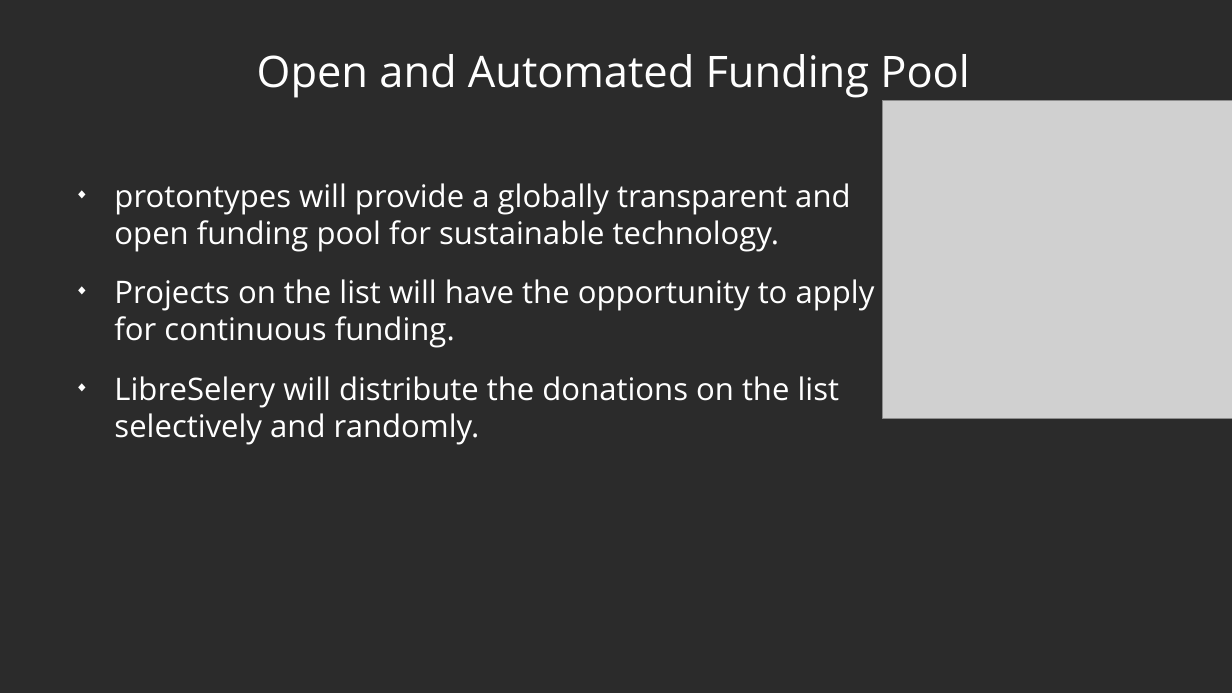
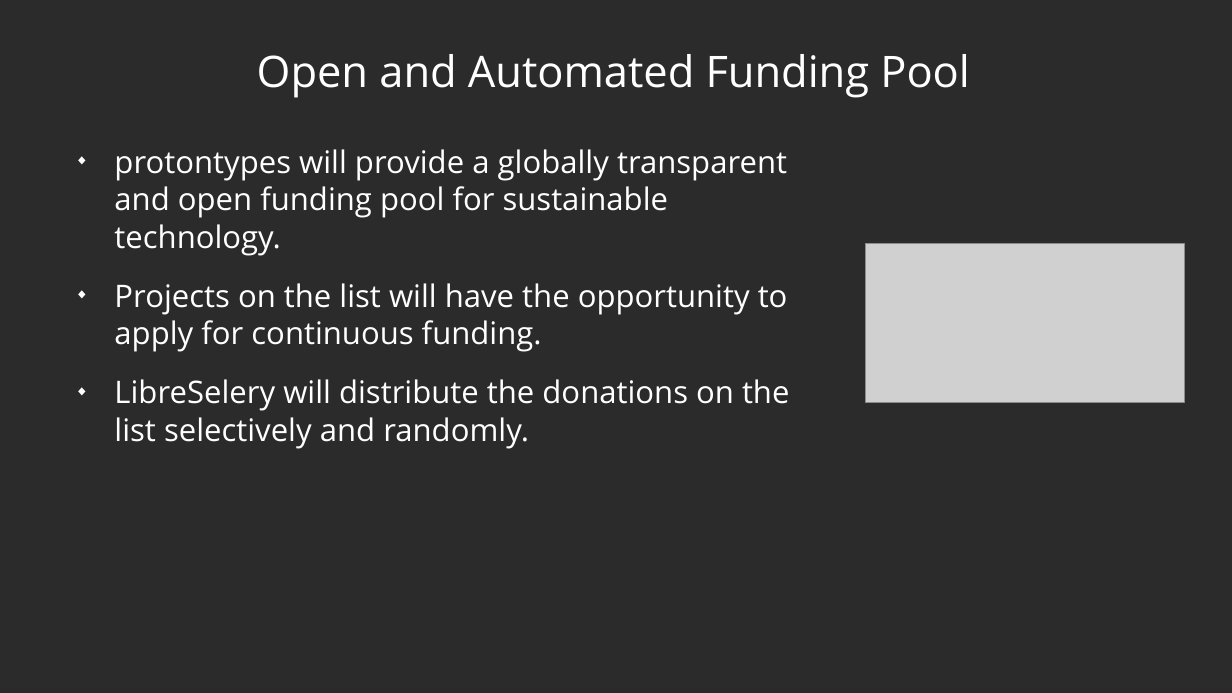
Before and after one commit to protontypes/documents, a slide deck: slide 8 of slides/2020-11-05_protontypes_GeneralSlides_R04.odp (slide 7 before the commit). Drawn at 1232x693 pixels with LibreOffice and Linux fonts; fonts in the diff are those of the drawing; grey boxes stand for pictures; background and template pictures are left out; a plain dark background stands for a picture behind light text. Boxes give left, top, right and bottom in pixels: in the first picture for what was removed or moved away, otherwise in the second. Text is boxed around its words. In the diff, an @@ line names an element or a change of style, - is before the commit and + after.

```diff
--- a/slides/2020-11-05_protontypes_GeneralSlides_R04.odp
+++ b/slides/2020-11-05_protontypes_GeneralSlides_R04.odp
@@ text "protontypes will provide a globally ..." rewrapped from [114,183,875,445] to [114,149,789,449] @@
@@ picture: place and size @@
-picture at [883,101,1232,418]
+picture at [866,244,1185,402]
```
Also in this commit, not shown: 5 other slides changed, 3 other files.
